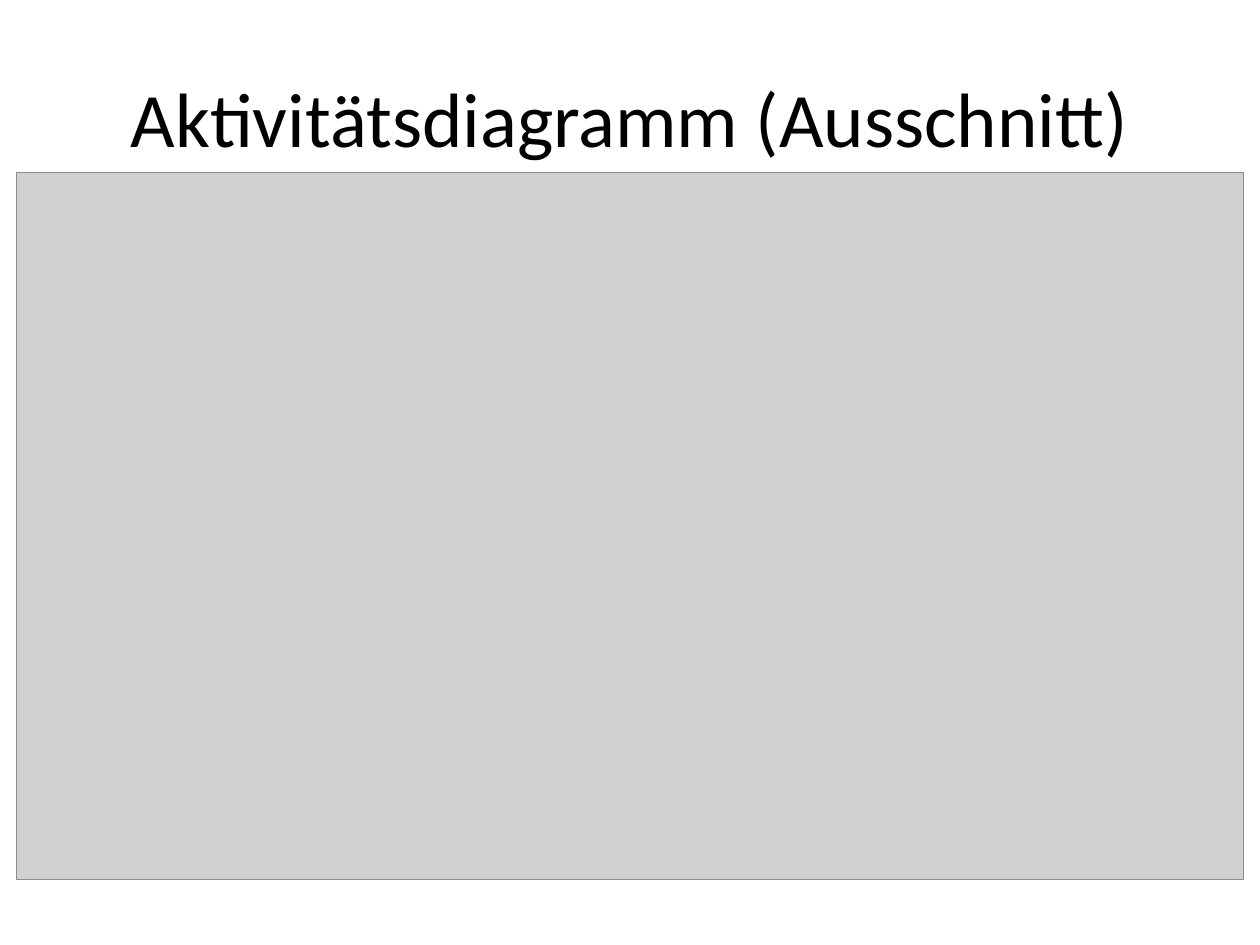
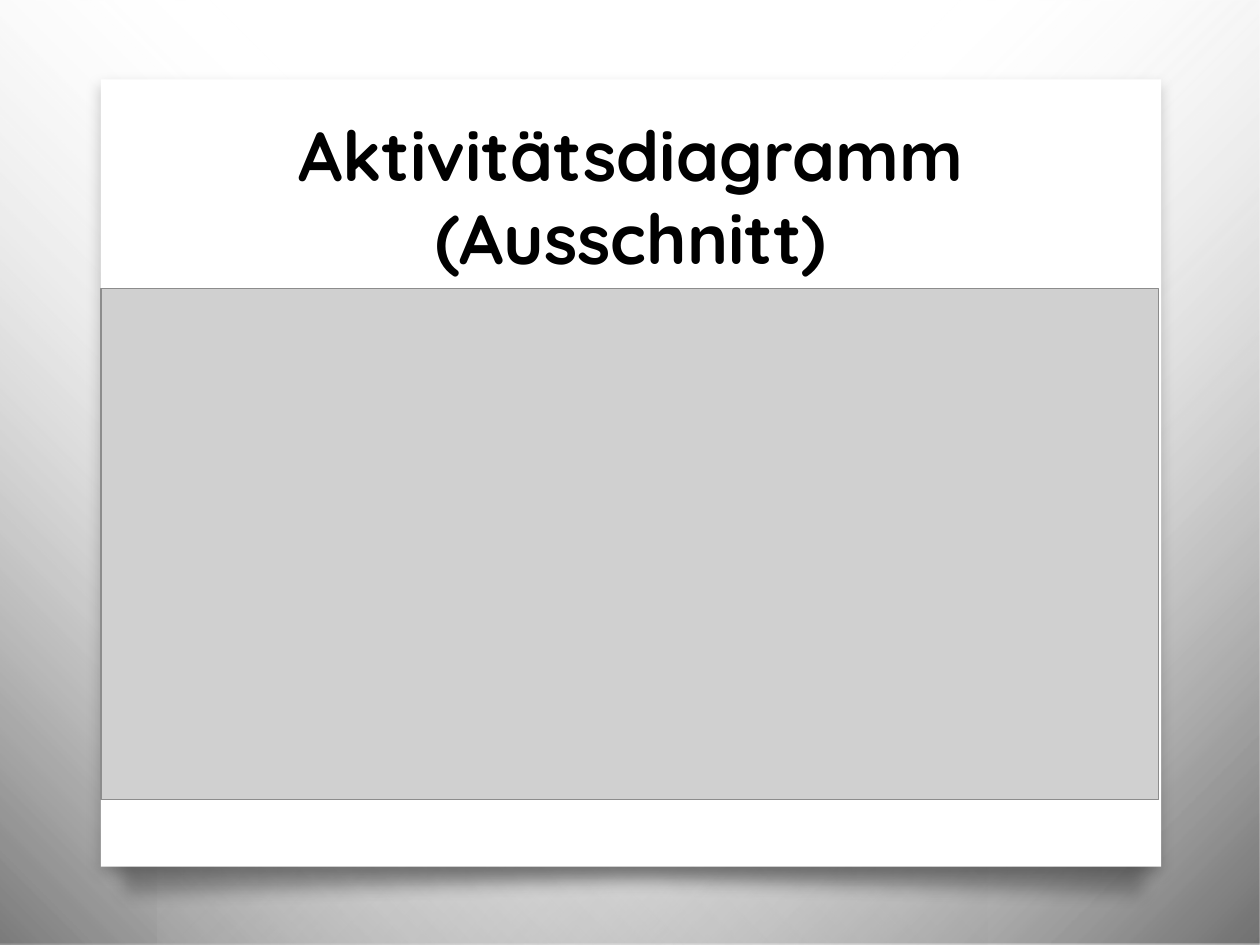
Before and after one commit to Dusty0071/OberstufenProjekt, a slide deck: slide 8 of Präsentation/Präsi_OK.pptx (slide 1 before the commit). Drawn at 1260x945 pixels with LibreOffice and Linux fonts; fonts in the diff are those of the drawing; grey boxes stand for pictures; background and template pictures are left out. Boxes give left, top, right and bottom in pixels: in the first picture for what was removed or moved away, otherwise in the second. Text is boxed around its words. In the diff, an @@ line names an element or a change of style, - is before the commit and + after.

```diff
--- a/Präsentation/Präsi_OK.pptx
+++ b/Präsentation/Präsi_OK.pptx
@@ rectangle added at (x1=0, y1=0, x2=987, y2=945), fill gradient #010101 to #FEFEFE @@
@@ rectangle added at (x1=158, y1=0, x2=1260, y2=945), fill gradient #010101 to #FEFEFE @@
@@ rectangle added at (x1=101, y1=79, x2=1162, y2=867), fill #FFFFFF @@
@@ title "Aktivitätsdiagramm (Ausschnitt)" moved from (x1=131, y1=91, x2=1128, y2=161) to (x1=298, y1=129, x2=963, y2=277) @@
@@ title "Aktivitätsdiagramm (Ausschnitt)" at (x1=298, y1=129, x2=963, y2=277): size 44 to 39.6 pt, font Calibri to Quicksand, bold on @@
@@ picture resized from (x1=16, y1=173, x2=1244, y2=879) to (x1=101, y1=289, x2=1159, y2=800) @@
@@ freeform shape added at (x1=87, y1=837, x2=1178, y2=911), fill gradient #010101 @@
```
Also in this commit, not shown: 4 other slides changed, 7 slides added.
